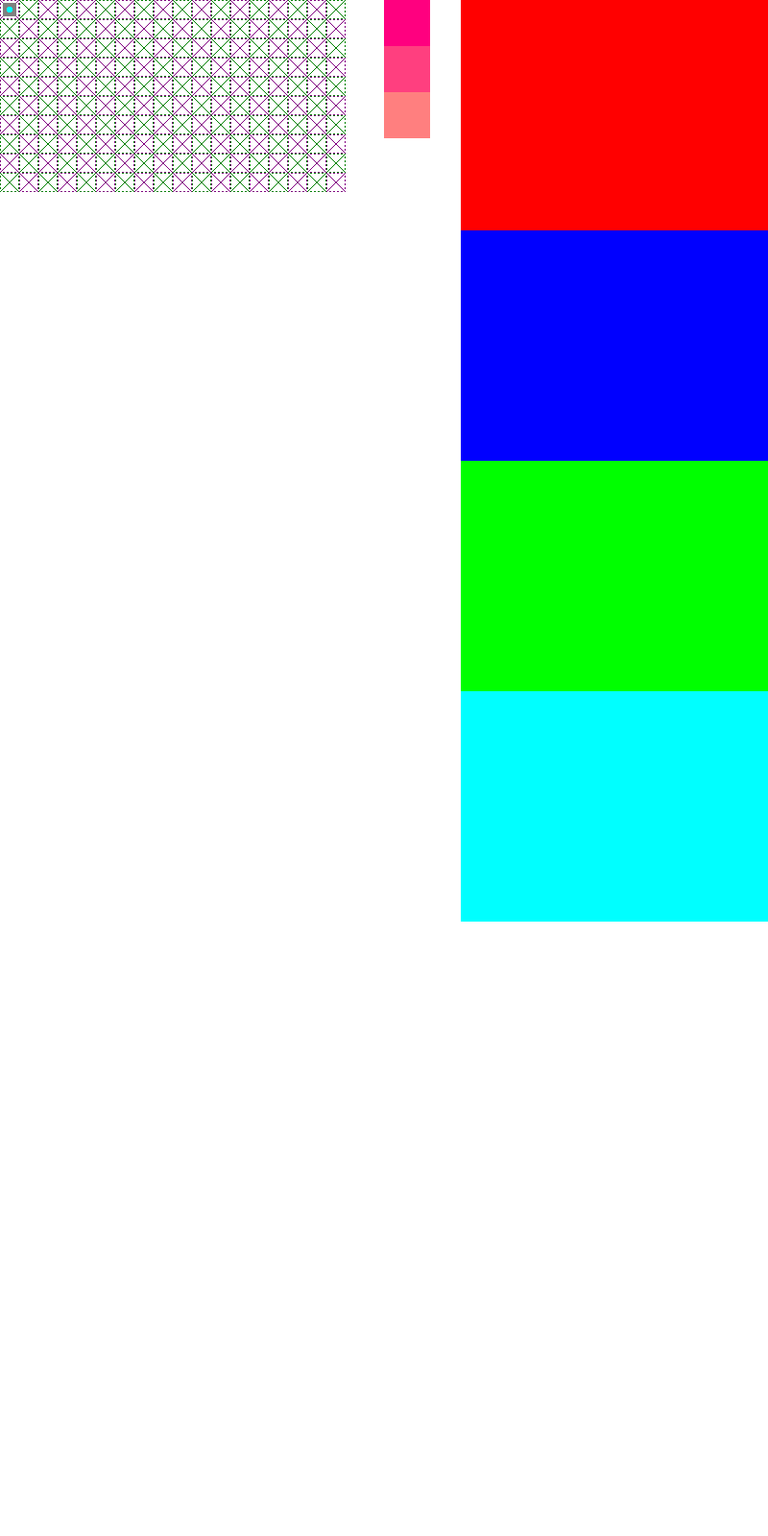
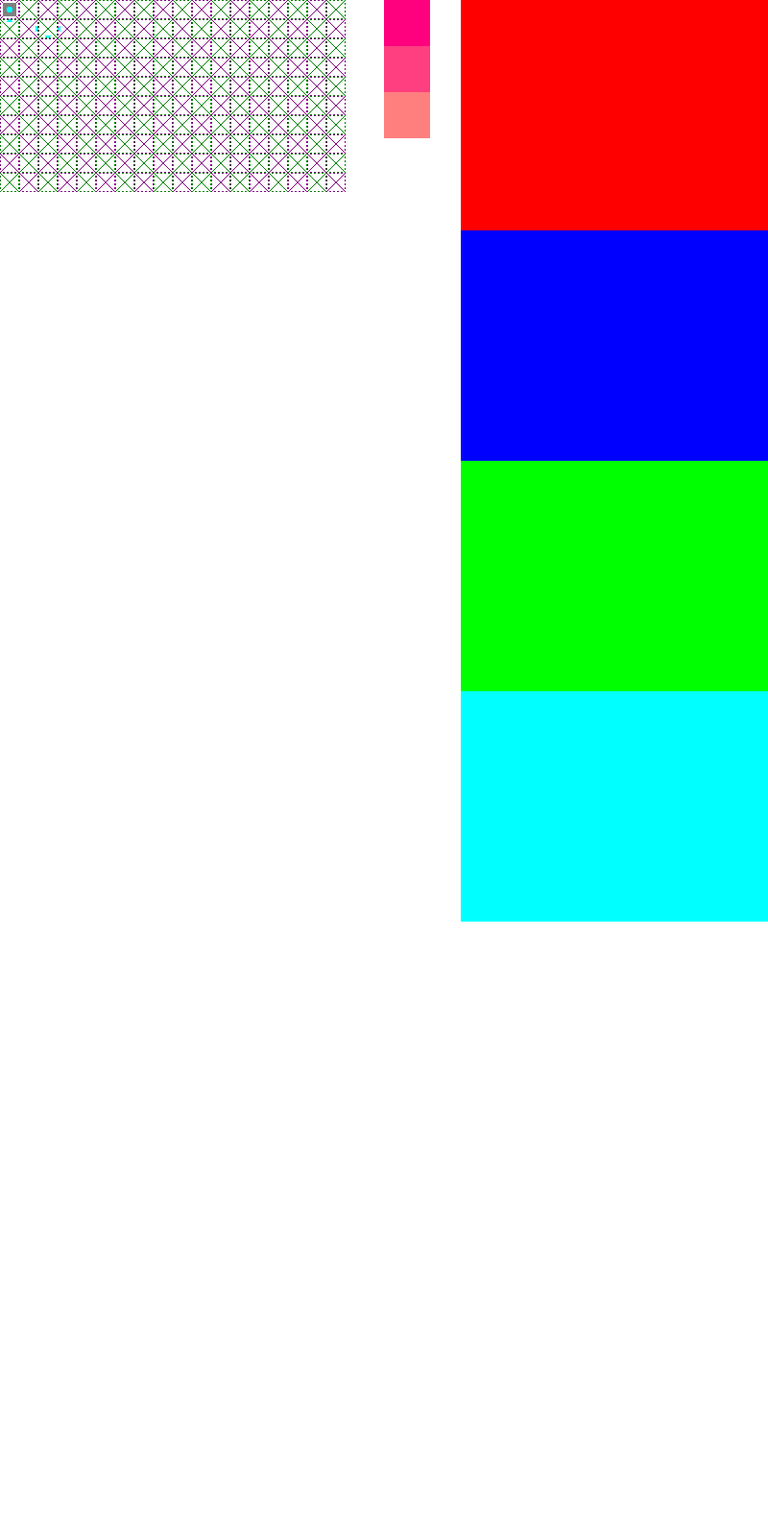
Before/after of a (768, 1536) layered artwork. What changed in the layer stack:
painted on "stuff" over left=6, top=19, right=61, bottom=39
